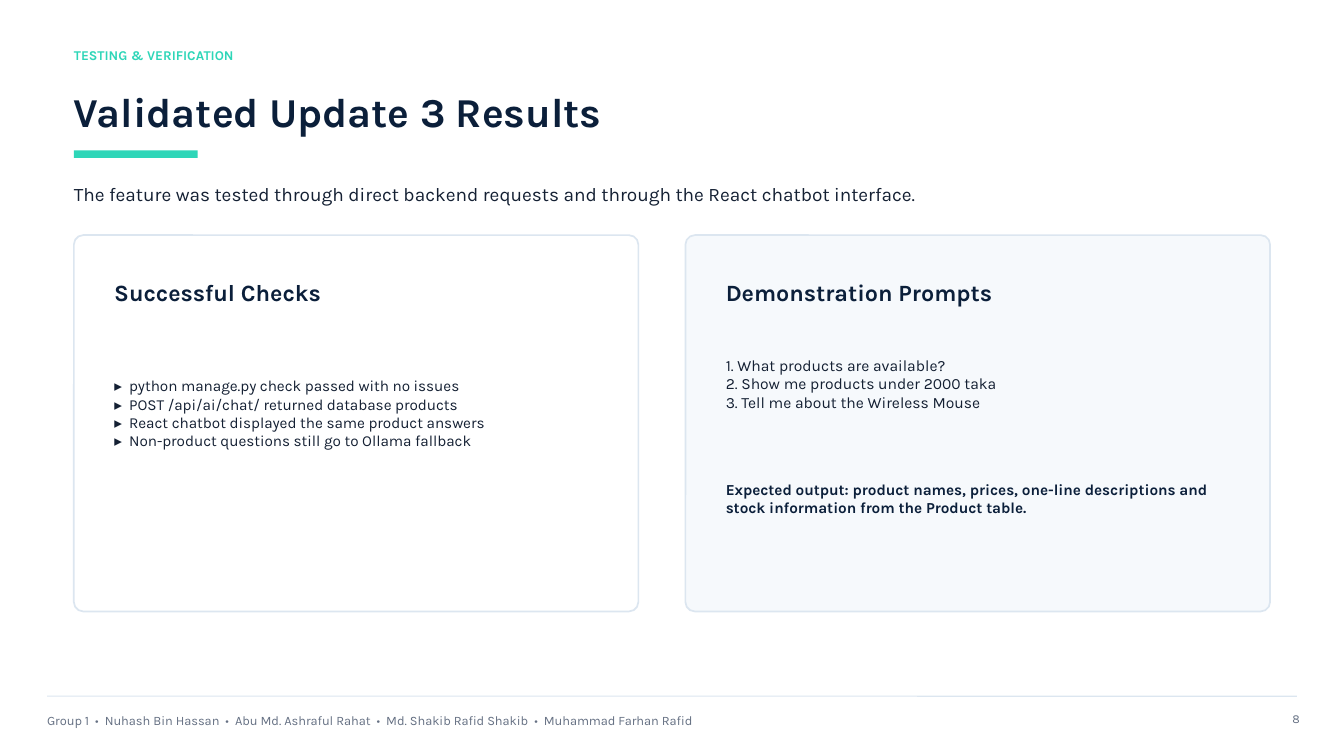
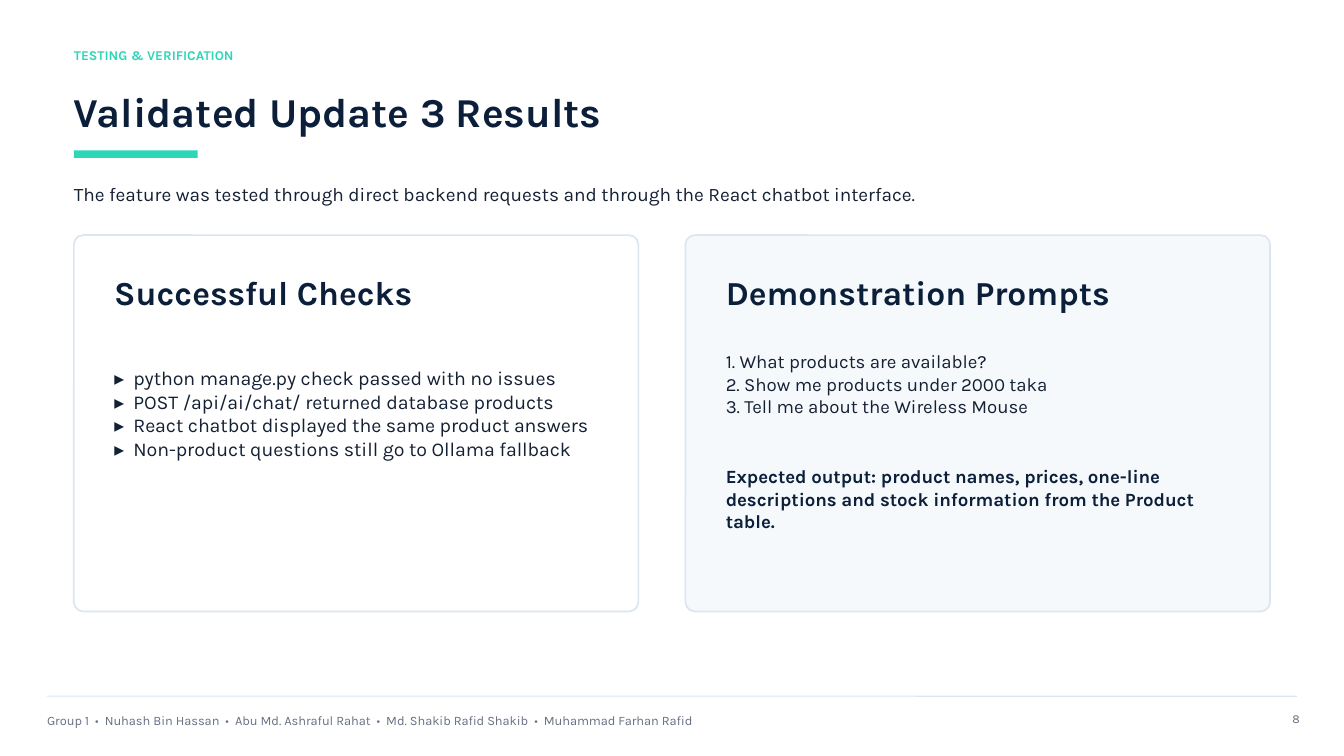
Before and after one commit to FarhanRafid382/CSE299-SECTION3-GROUP1, a slide deck: slide 8 of update3/CSE299_Group1_Update3_Presentation.pptx. Drawn at 1344x756 pixels with LibreOffice and Linux fonts; fonts in the diff are those of the drawing. Boxes give left, top, right and bottom in pixels: in the first picture for what was removed or moved away, otherwise in the second. Text is boxed around its words. In the diff, an @@ line names an element or a change of style, - is before the commit and + after.

```diff
--- a/update3/CSE299_Group1_Update3_Presentation.pptx
+++ b/update3/CSE299_Group1_Update3_Presentation.pptx
@@ text "Successful Checks" at bbox=[114, 281, 412, 306]: size 12.5 to 18 pt @@
@@ text "Demonstration Prompts" at bbox=[726, 281, 1110, 313]: size 12.5 to 18 pt @@
@@ text "▸ python manage.py check passed ..." at bbox=[133, 371, 588, 461]: size 8.2 to 10.5 pt @@
@@ text "1. What products are available?" at bbox=[726, 355, 1047, 414]: size 8.4 to 10 pt @@
@@ text "Expected output: product names, prices, ..." at bbox=[726, 469, 1194, 529]: size 8.2 to 10 pt @@
```
Also in this commit, not shown: 3 other slides changed.
